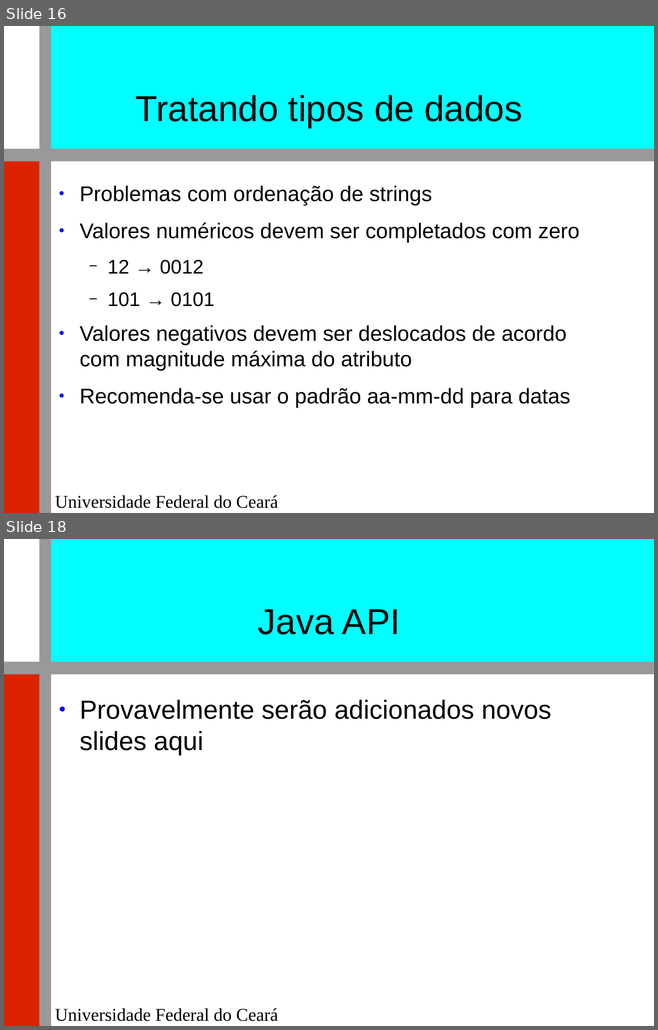
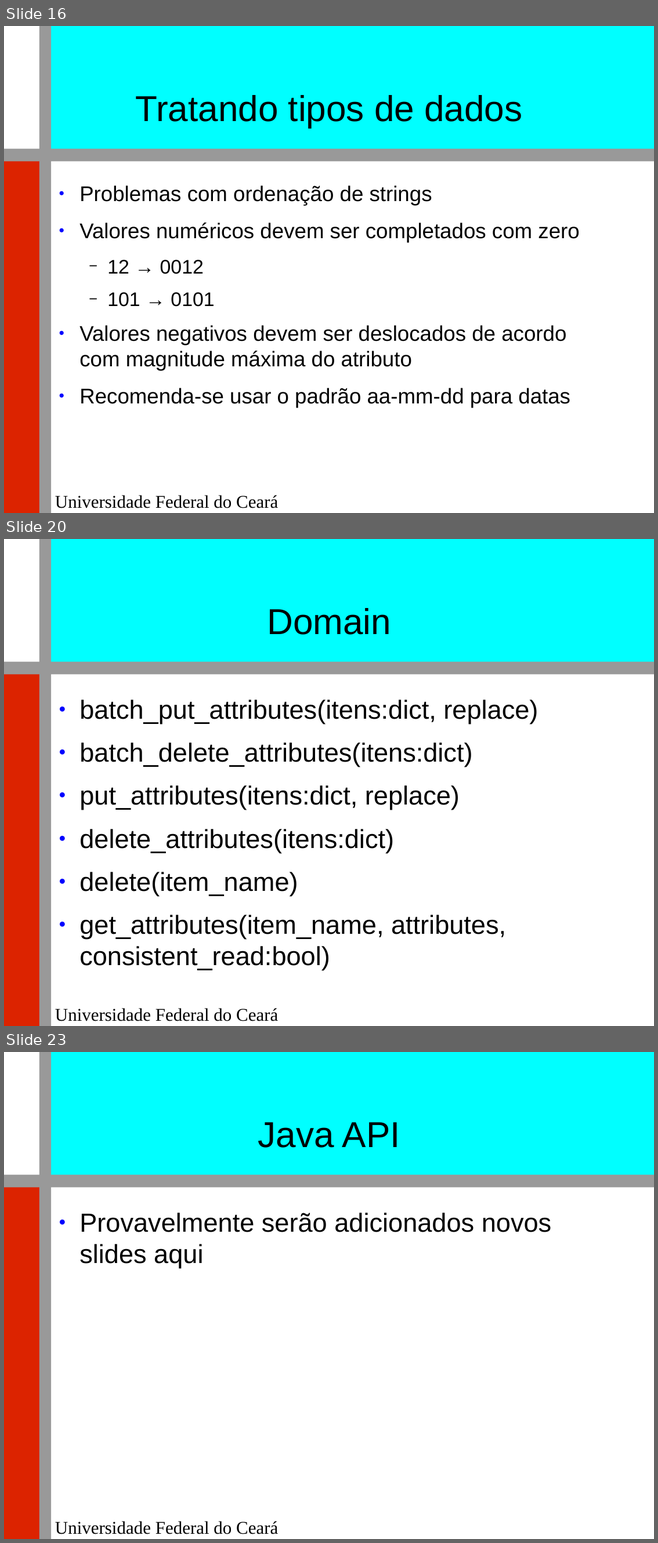
Before and after one commit to renatocjn/NoSQL_TF, a slide deck: Apresentação.odp. Shown one above the other, each under a label of ours: slides 16 and 18 before the commit, slides 16, 20 and 23 after it; the slides between them are not shown. The pictures are 658x1030 and 658x1543 pixels, drawn with LibreOffice and Linux fonts; fonts in the diff are those of the drawing; background and template pictures are left out. Boxes give left, top, right and bottom in pixels: in the first picture for what was removed or moved away, otherwise in the second. Text is boxed around its words. In the diff, an @@ line names an element or a change of style, - is before the commit and + after.

```diff
--- a/Apresentação.odp
+++ b/Apresentação.odp
@@ slide 20 added at <box>4,539,654,1026</box>, background #FFFFFF; not listed: 5 template elements that a slide beside it also shows @@
@@ title added at <box>267,608,391,635</box>, 44 pt, text #000000 @@
+Domain
@@ text added at <box>79,700,538,971</box>, 32 pt, text #000000 @@
+● batch_put_attributes(itens:dict, replace)
+● batch_delete_attributes(itens:dict)
+● put_attributes(itens:dict, replace)
+● delete_attributes(itens:dict)
+● delete(item_name)
+● get_attributes(item_name, attributes, consistent_read:bool)
@@ what was slide 18 is now slide 23 @@
```
Also in this commit, not shown: 5 other slides added, 1 slide removed.
